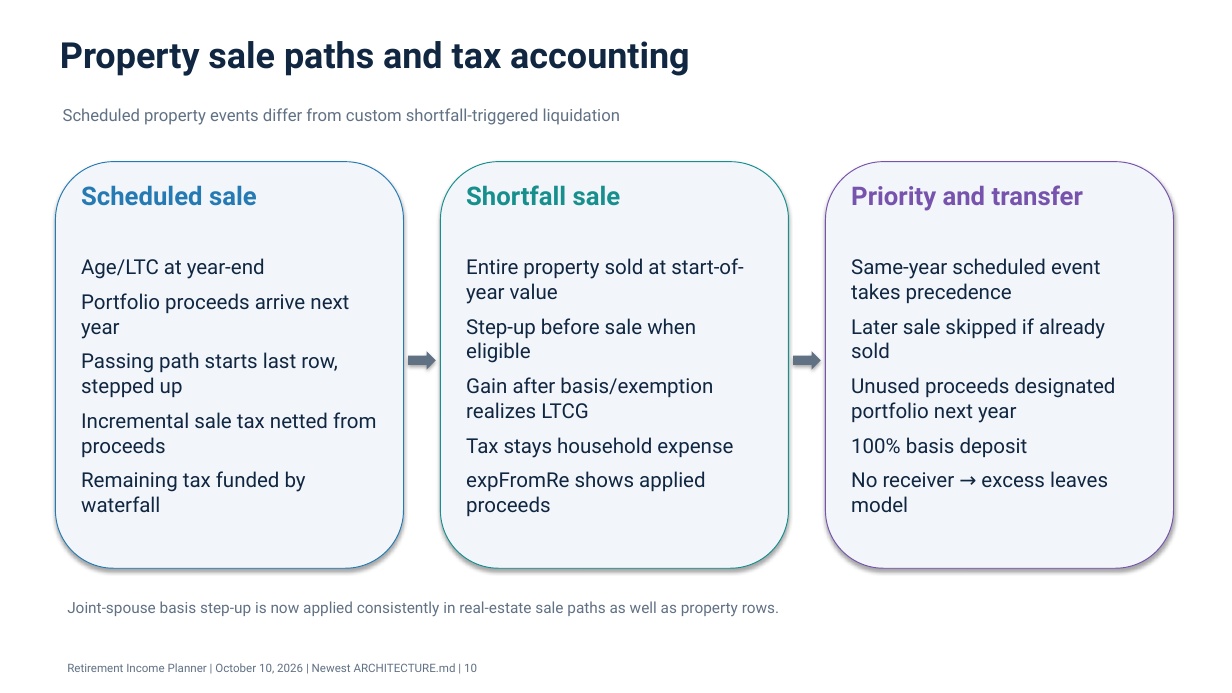
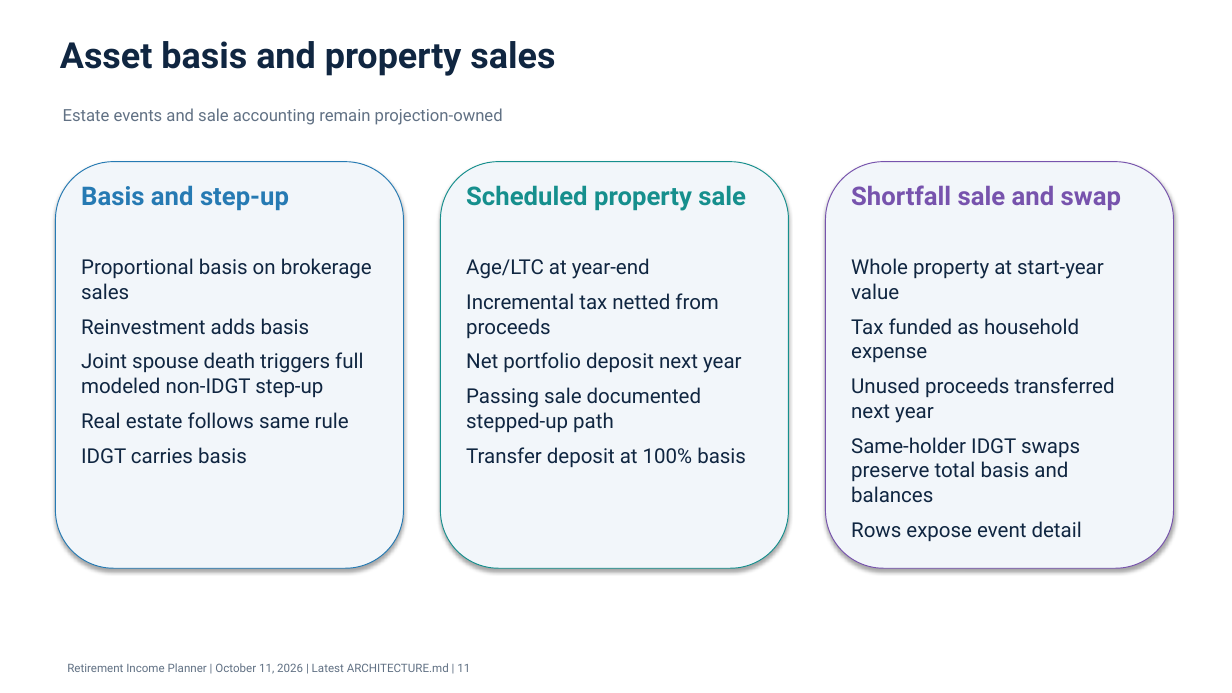
Before and after one commit to howardc64/retirefin, a slide deck: slide 11 of docs/retirement_income_planner_architecture.pptx (slide 10 before the commit). Drawn at 1232x693 pixels with LibreOffice and Linux fonts; fonts in the diff are those of the drawing. Boxes give left, top, right and bottom in pixels: in the first picture for what was removed or moved away, otherwise in the second. Text is boxed around its words. In the diff, an @@ line names an element or a change of style, - is before the commit and + after.

```diff
--- a/docs/retirement_income_planner_architecture.pptx
+++ b/docs/retirement_income_planner_architecture.pptx
@@ text at (60,41,555,76): text changed @@
-Property sale paths and tax accounting
+Asset basis and property sales
@@ text at (63,108,503,125): text changed @@
-Scheduled property events differ from custom shortfall-triggered liquidation
+Estate events and sale accounting remain projection-owned
@@ text at (81,185,289,211): text changed @@
-Scheduled sale
+Basis and step-up
@@ text at (466,185,746,211): text changed @@
-Shortfall sale
+Scheduled property sale
@@ text at (851,185,1121,210): text changed @@
-Priority and transfer
+Shortfall sale and swap
@@ text at (81,258,372,464): text changed @@
-Age/LTC at year-end
-Portfolio proceeds arrive next year
-Passing path starts last row, stepped up
-Incremental sale tax netted from proceeds
-Remaining tax funded by waterfall
+Proportional basis on brokerage sales
+Reinvestment adds basis
+Joint spouse death triggers full modeled non-IDGT step-up
+Real estate follows same rule
+IDGT carries basis
@@ text at (466,258,746,467): text changed @@
-Entire property sold at start-of-year value
-Step-up before sale when eligible
-Gain after basis/exemption realizes LTCG
-Tax stays household expense
-expFromRe shows applied proceeds
+Age/LTC at year-end
+Incremental tax netted from proceeds
+Net portfolio deposit next year
+Passing sale documented stepped-up path
+Transfer deposit at 100% basis
@@ text at (851,258,1115,541): text changed @@
-Same-year scheduled event takes precedence
-Later sale skipped if already sold
-Unused proceeds designated portfolio next year
-100% basis deposit
-No receiver → excess leaves model
+Whole property at start-year value
+Tax funded as household expense
+Unused proceeds transferred next year
+Same-holder IDGT swaps preserve total basis and balances
+Rows expose event detail
@@ right arrow removed at (409,351,436,370) @@
@@ right arrow removed at (793,351,821,370) @@
@@ text removed at (67,601,779,616) @@
-Joint-spouse basis step-up is now applied consistently in real-estate sale paths as well as property rows.
@@ text at (67,663,470,674): text changed @@
-Retirement Income Planner | October 10, 2026 | Newest ARCHITECTURE.md | 10
+Retirement Income Planner | October 11, 2026 | Latest ARCHITECTURE.md | 11
```
Also in this commit, not shown: 6 other slides changed, 7 slides added, 8 slides removed, 20 other files.
